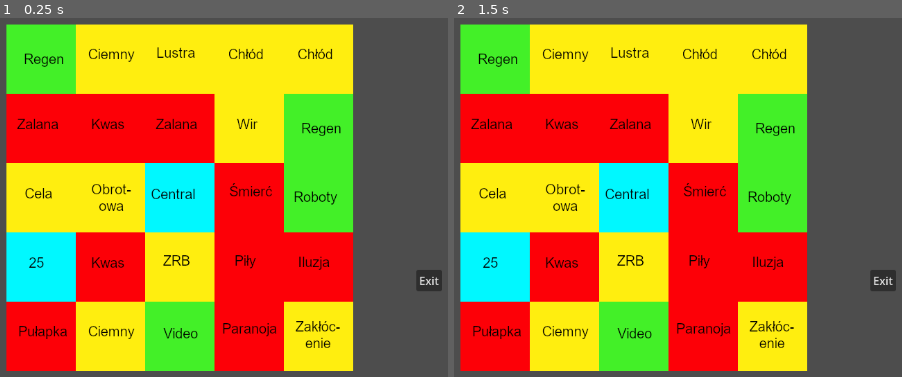
Above: before the commit, frames 1-2 (left to right).
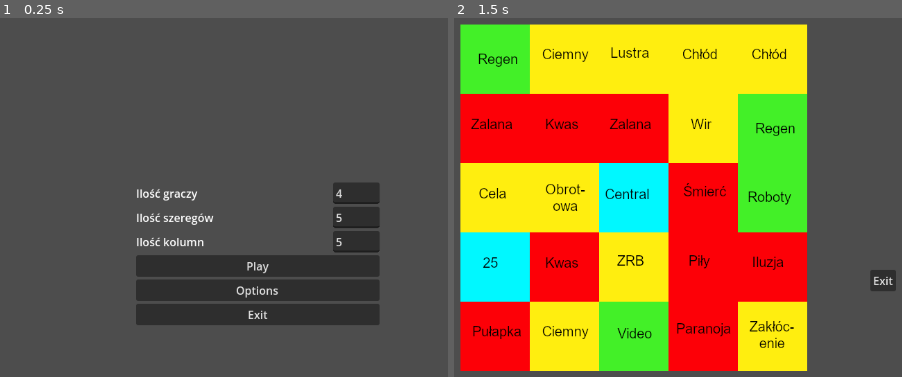
Above: after the commit, the same moments.

Repository: super12pl/strona25
Game: Godot game, scene res://scenes/Menu.tscn
Same seed, same stepped clock (60 frames per second), same inputs: the game is played once before the commit and once after it. Before the commit the project starts from res://scenes/gra.tscn.
Inputs (mouse positions are in pixels of both pictures, inside the frame that each line leads up to):
- Up to frame 1 (0.25 s): no input
- Up to frame 2 (1.5 s): click (709, 265) at 0.5 s, where only the run after the commit has a clickable "Play"; tap Enter at 1.25 s

The runs differ from the first frame. In frame 1, 77% of the frame differs, in the area x 1-99%, y 1-99%; in frame 2, nothing differs.

Commit message:
Szymon ma demencje

Diff:
--- a/code/gameBoard.gd
+++ b/code/gameBoard.gd
@@ -1,8 +1,8 @@
 extends TileMap
 ##Stałe
 var zielonepokojeindex = global.zieloneIndex
+var czerwonepokojeindex = global.czerwoneIndex
 var żółtepokojeindex = global.zulteIndex
-var czerwonepokojeindex = global.czerwoneIndex
 var rng = RandomNumberGenerator.new()
 ##Zależne od użytkownika
 var zielonepokoje = global.zielone
--- a/project.godot
+++ b/project.godot
@@ -11,7 +11,7 @@
 [application]
 
 config/name="strona25"
-run/main_scene="res://scenes/gra.tscn"
+run/main_scene="res://scenes/Menu.tscn"
 config/features=PackedStringArray("4.2", "GL Compatibility")
 config/icon="res://icon.svg"
 
